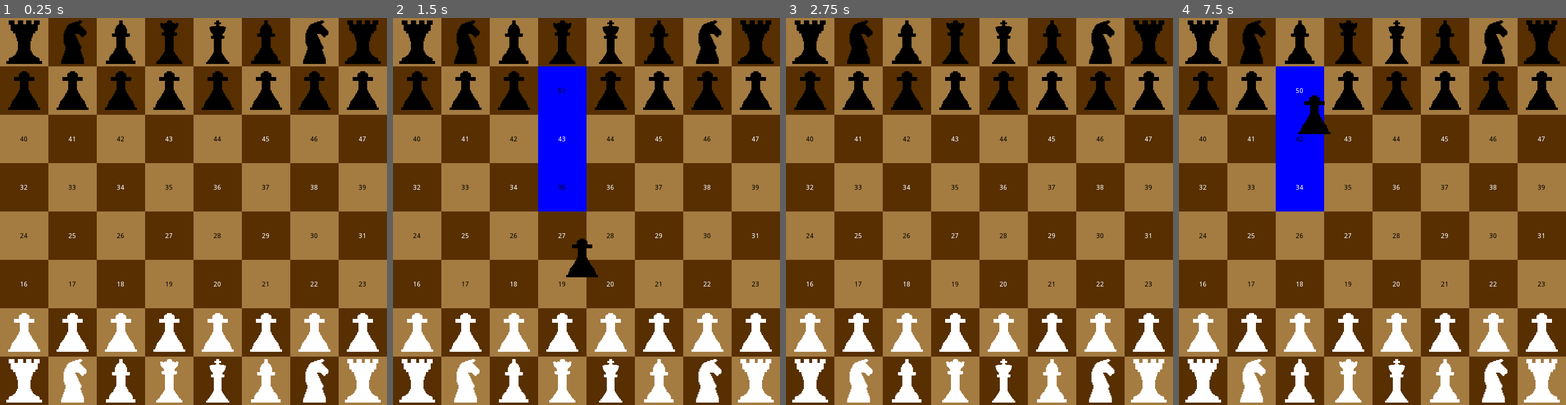
Above: before the commit, frames 1-4 (left to right).
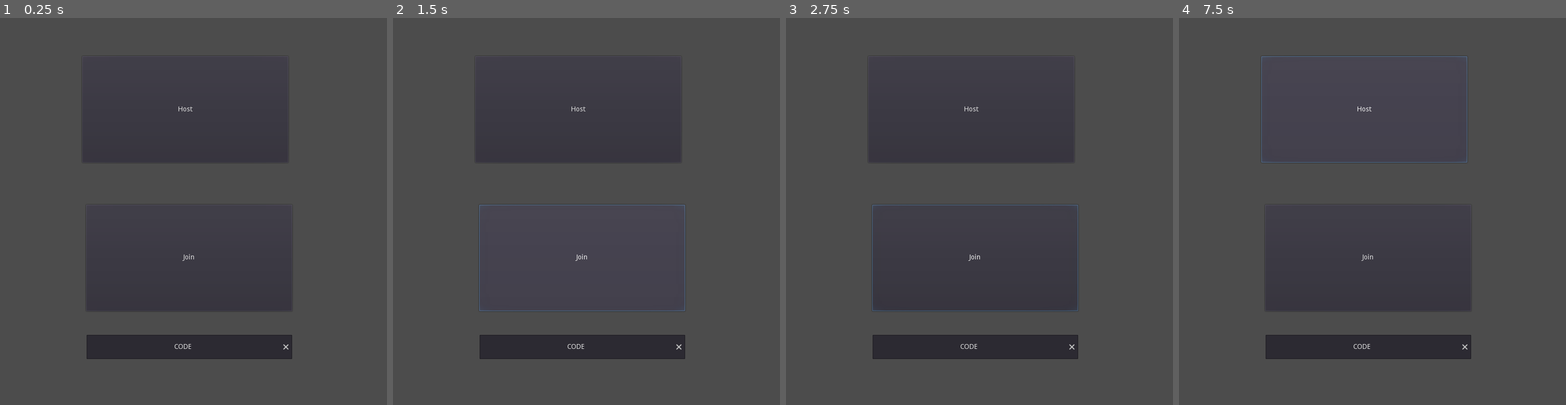
Above: after the commit, the same moments.

Repository: sammy-kuang/EvolutionChess
Game: Godot game, scene res://MainMenu.tscn
Two runs of this game, one before a commit and one after it. Both use one fixed random seed, a clock stepped at 60 frames per second and the inputs below. Before the commit the project starts from res://Main.tscn.
Inputs (mouse positions are in pixels of both pictures, inside the frame that each line leads up to):
- Up to frame 1 (0.25 s): no input
- Up to frame 2 (1.5 s): click (578, 110) at 0.5 s, where only the run after the commit has a clickable "Host"; click (582, 257) at 1.25 s, where only the run after the commit has a clickable "Join"
- Up to frame 3 (2.75 s): move the mouse to (1064, 192) at 2.02 s; hold R (undo) from 2.03 s (still down)
- Up to frame 4 (7.5 s): move the mouse to (1295, 230) at 2.77 s; release R (undo) at 2.78 s; click (1295, 230) at 2.85 s; tap R (undo) at 3.05, 4.35, 5.3, 5.85 s; move the mouse to (1411, 126) at 3.52 s; hold R (undo) 3.53-4.28 s; move the mouse to (1353, 288) at 4.27 s; move the mouse to (1488, 269) at 5.02 s; press the mouse at (1488, 269) at 5.03 s; move the mouse to (1256, 153) at 5.77 s; release the mouse at (1256, 153) at 5.78 s; move the mouse to (1391, 211) at 6.52 s; hold R (undo) 6.53-7.28 s; move the mouse to (1314, 114) at 7.27 s; click (1314, 114) at 7.35 s

The runs differ from the first frame. In frame 1, 100% of the frame differs, in the area x 0-100%, y 0-100%; in frame 2, 100%; in frame 3, 100%; in frame 4, 100%.

Commit message:
patch en passant and black castling, begin networking

Diff:
--- a/Instances/Piece.gd
+++ b/Instances/Piece.gd
@@ -123,7 +123,8 @@
 
 					if adjacent.has_enemy_piece(team_index) and adjacent.has_piece_type(0): # 0 for pawn
 						if adjacent.piece.times_moved == 1: # the captured pawn must have only moved in a double step
-							generation.append(Move.new(tile, main_ref.position_to_tile(Vector2(adjacent.tile_pos.x, adjacent.tile_pos.y+y)), self, adjacent.piece))
+							if main_ref.last_move.move_piece == adjacent.piece: # the capture can only be made on the move immediately after the enemy pawn makes the double-step move; otherwise, the right to capture it en passant is lost.
+								generation.append(Move.new(tile, main_ref.position_to_tile(Vector2(adjacent.tile_pos.x, adjacent.tile_pos.y+y)), self, adjacent.piece))
 				pass
 
 		1: # rook
@@ -192,7 +193,7 @@
 			cant_castle_side(1)
 			return castles
 
-		var start_index = team_index * 7
+		var start_index = team_index * (56)
 		var start_tile = tiles[start_index]
 		var king_index = start_index+4
 		if start_tile.has_piece() and !start_tile.has_enemy_piece(team_index): # checking the left side
--- a/Main.gd
+++ b/Main.gd
@@ -21,7 +21,6 @@
 
 # team related
 var teams = []
-
 
 # Called when the node enters the scene tree for the first time.
 func _ready():
@@ -109,6 +108,25 @@
 
 	last_move = move
 
+	if Server.connected_global and !is_simulation:
+		var cipher = cipher_move_to_indexes(move)
+		Server.upload_move(cipher[0], cipher[1], cipher[2], cipher[3])
+
+func cipher_move_to_indexes(move : Move):
+	var a = pieces.find(move.move_piece)
+	var b = pieces.find(move.taken_piece)
+	var c = move.start_tile.index
+	var d = move.end_tile.index
+	return [a,b,c,d]
+
+func decipher_move_indexes(m, t, s, e):
+	var mp : Piece = pieces[m]
+	var tp : Piece = pieces[t] if t != -1 else null
+	var st = s
+	var et = e
+
+	return Move.new(mp,tp,st,et)
+
 func undo_move(move : Move, was_simulation : bool = false):
 	move(Move.new(move.end_tile, move.start_tile, move.move_piece, null), was_simulation)
 	var tp = move.taken_piece
@@ -132,7 +150,7 @@
 	if mp.piece_type == 5: # is king?
 		var queen_side = mp.unique_data[0]
 		var king_side = mp.unique_data[1]
-		var start_index = move.move_piece.team_index * 7
+		var start_index = move.move_piece.team_index * 56
 		if queen_side != null: # the user probably could castle queen side
 			if move.end_tile.index == start_index+2:
 				move(queen_side)
@@ -187,7 +205,7 @@
 			var is_light : bool = ((x+y) % 2 != 0)
 			var color = white_color if is_light else black_color
 			# setting the properties of the tile
-			instance.position = Vector2((x*100+50+piece_offset), 800-(y*100+50-piece_offset))
+			instance.global_position = Vector2((x*100+50+piece_offset), 800-(y*100+50-piece_offset))
 			instance.tile_color = color
 			instance.index = index
 			instance.tile_pos = Vector2(x, y)
--- /dev/null
+++ b/MainMenu.gd
@@ -0,0 +1,21 @@
+extends Node2D
+
+var join_cooldown = false
+var code_edit : LineEdit = null
+
+# Called when the node enters the scene tree for the first time.
+func _ready(): # here we go
+	code_edit = get_node("CodeEnter")
+
+
+func _on_Host_pressed():
+	Server.request_new_session()
+
+
+func _on_Join_pressed():
+	Server.connect_to_session(str(code_edit.text))
+
+
+
+func _on_Cooldown_timeout():
+	join_cooldown = false
--- a/MainMenu.tscn
+++ b/MainMenu.tscn
@@ -1,6 +1,13 @@
-[gd_scene format=2]
+[gd_scene load_steps=2 format=2]
+
+[ext_resource path="res://MainMenu.gd" type="Script" id=1]
 
 [node name="MainMenu" type="Node2D"]
+script = ExtResource( 1 )
+
+[node name="Main Camera" type="Camera2D" parent="."]
+offset = Vector2( 400, 400 )
+current = true
 
 [node name="Host" type="Button" parent="."]
 margin_left = 169.706
@@ -21,3 +28,22 @@
 __meta__ = {
 "_edit_use_anchors_": false
 }
+
+[node name="Cooldown" type="Timer" parent="Join"]
+one_shot = true
+
+[node name="CodeEnter" type="LineEdit" parent="."]
+margin_left = 179.0
+margin_top = 655.0
+margin_right = 604.0
+margin_bottom = 705.0
+text = "CODE"
+align = 1
+clear_button_enabled = true
+__meta__ = {
+"_edit_use_anchors_": false
+}
+
+[connection signal="pressed" from="Host" to="." method="_on_Host_pressed"]
+[connection signal="pressed" from="Join" to="." method="_on_Join_pressed"]
+[connection signal="timeout" from="Join/Cooldown" to="." method="_on_Cooldown_timeout"]
--- a/Scene.tscn
+++ b/Scene.tscn
@@ -1,11 +1,19 @@
-[gd_scene load_steps=2 format=2]
+[gd_scene load_steps=3 format=2]
 
 [ext_resource path="res://Main.tscn" type="PackedScene" id=1]
+[ext_resource path="res://Sprites/center_upgrade_star.png" type="Texture" id=2]
 
 [node name="Scene" type="Node2D"]
 
-[node name="Main Camera" type="Camera2D" parent="."]
+[node name="Scene Camera" type="Camera2D" parent="."]
+offset = Vector2( 400, 400 )
 current = true
 
-[node name="Main" parent="Main Camera" instance=ExtResource( 1 )]
-piece_offset = -400.0
+[node name="Main" parent="." instance=ExtResource( 1 )]
+highlight_color = Color( 0.52549, 0.764706, 0.156863, 1 )
+
+[node name="center_upgrade_star" type="Sprite" parent="."]
+visible = false
+position = Vector2( 448.465, 448.27 )
+z_index = 50
+texture = ExtResource( 2 )
--- /dev/null
+++ b/Scripts/Server.gd
@@ -0,0 +1,96 @@
+extends Node
+
+# Declare member variables here. Examples:
+var PORT = 2133
+var DEFAULT_IP = "127.0.0.1"
+var network = NetworkedMultiplayerENet.new()
+var connected_global : bool = false
+
+# board related
+var scene_prefab = preload("res://Scene.tscn")
+
+# session specifics
+var has_session = false
+var scene = null
+var board = null # Main type
+var enemy_id : int = -1
+
+
+# Called when the node enters the scene tree for the first time.
+func _ready():
+	connect_to_server()
+
+# -- GLOBAL SERVER RELATED START --
+
+func connect_to_server():
+	network.create_client(DEFAULT_IP, PORT)
+	get_tree().set_network_peer(network)
+
+	network.connect("connection_failed", self, "on_connected_failed")
+	network.connect("connection_succeeded", self, "on_connection_succeeded")
+
+func on_connection_failed():
+	print("Failed to connect to global server...")
+
+func on_connection_succeeded():
+	connected_global = true
+	print("Connection successful to global server!")
+
+# -----------------------------------------
+
+# -- CREATING, JOINING, LEAVING SESSION START --
+
+func connect_to_session(code : String):
+	rpc_id(1, "join_session_by_code", code)
+	print("Sent request to Game server: " + code)
+
+remote func on_session_connection():
+	print("Successfully connected to session!")
+	create_session_scene()
+
+func request_new_session():
+	rpc_id(1, "create_session")
+
+remote func on_new_session_success():
+	print("Successfully created a new session!")
+	create_session_scene()
+
+# -----------------------------------------
+
+# -- LOCAL MANAGEMENT START --
+
+func create_session_scene():
+	scene = scene_prefab.instance()
+	scene.visible = false
+	board = scene.get_child(1) # Main position
+	add_child(scene)
+
+func set_ui_visibility(state : bool):
+	var ui = get_tree().get_root().get_child(1)
+	ui.get_node("Main Camera").current = state
+	ui.visible = state
+
+func set_scene_visibility(state: bool):
+	scene.get_node("Scene Camera").current = state
+	scene.visible = state
+
+# -----------------------------------------
+
+# -- STARTING THE ACTUAL SESSION --
+
+remote func session_start(id : int):
+	enemy_id = id
+	set_scene_visibility(true)
+	set_ui_visibility(false)
+
+# -----------------------------------------
+
+# -- MAKING THE ACTUAL MOVES !!! ---
+
+func upload_move(a,b,c,d):
+	rpc_id(enemy_id, "process_move", a,b,c,d)
+
+
+remote func process_move(a,b,c,d):
+	print(str(a) + ","+str(b) + ","+str(c) + ","+str(d) )
+# -----------------------------------------
--- a/Scripts/Team.gd
+++ b/Scripts/Team.gd
@@ -13,8 +13,8 @@
 var team_index = 0
 var in_check : bool = false
 
-func _init(team_index:int = 0, main_ref = null):
-	self.team_index = team_index
+func _init(team_number:int = 0, main_ref = null):
+	self.team_index = team_number
 	self.main_ref = main_ref
 
 
--- a/project.godot
+++ b/project.godot
@@ -50,9 +50,12 @@
 
 [application]
 
-config/name="ChessGame"
-run/main_scene="res://Main.tscn"
-config/icon="res://icon.png"
+config/name="EvolutionChess"
+run/main_scene="res://MainMenu.tscn"
+
+[autoload]
+
+Server="*res://Scripts/Server.gd"
 
 [display]
 
Not shown, added: Builds/HTML5/evolutionchess.png.import
Not shown, added: Builds/HTML5/favicon.png.import
Binary file changed: Sprites/black_pawn.png
Binary file changed: Sprites/black_rook.png
Binary file added: Sprites/center_upgrade_star.png
Not shown, added: Sprites/center_upgrade_star.png.import
Binary file changed: Sprites/white_pawn.png
Binary file changed: Sprites/white_rook.png
Not shown, changed: export_presets.cfg
Not shown, added: Builds/EvolutionChess.exe
Not shown, added: Builds/EvolutionChess.pck
Not shown, added: Builds/HTML5/evolutionchess.audio.worklet.js
(and 6 more such lines)
